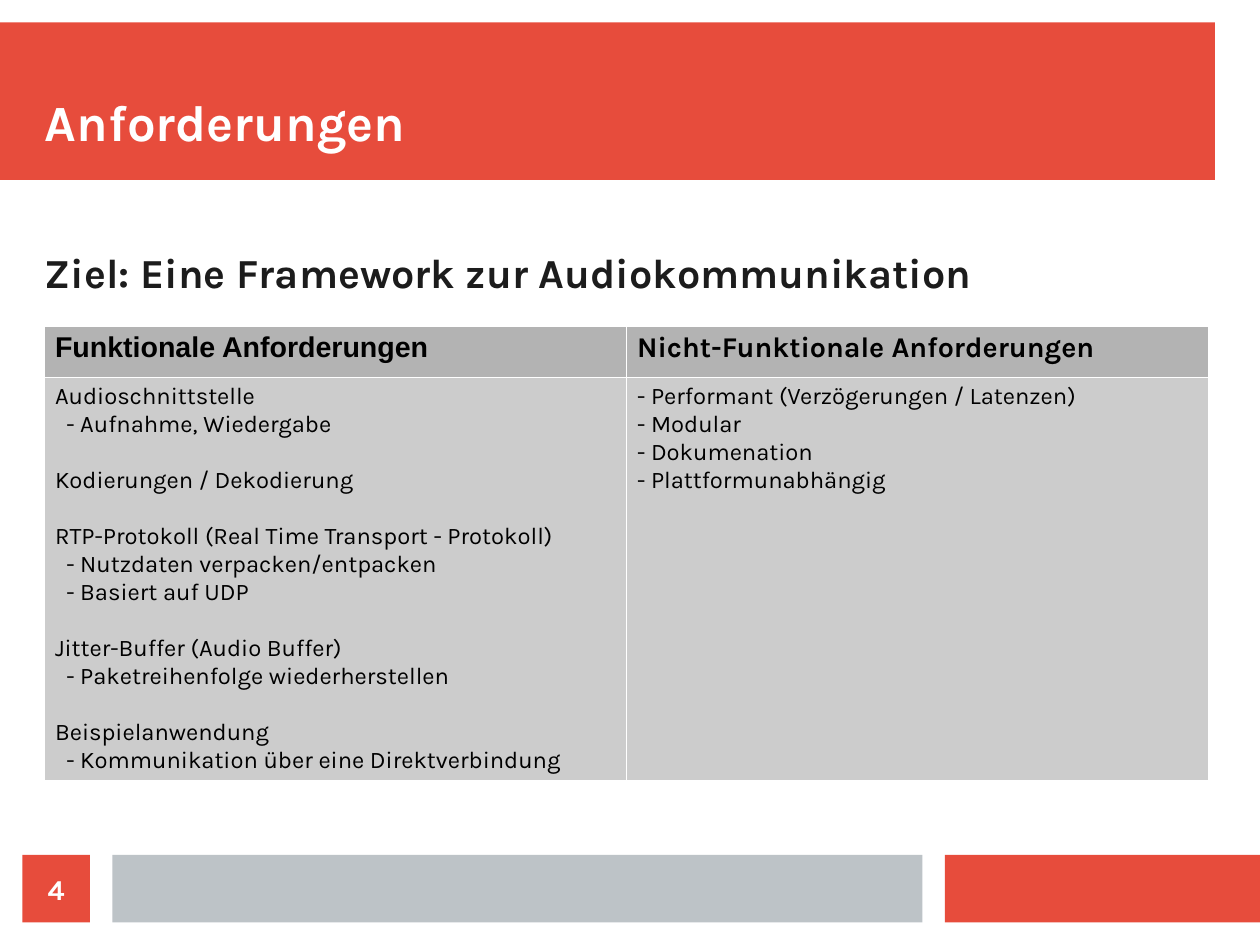
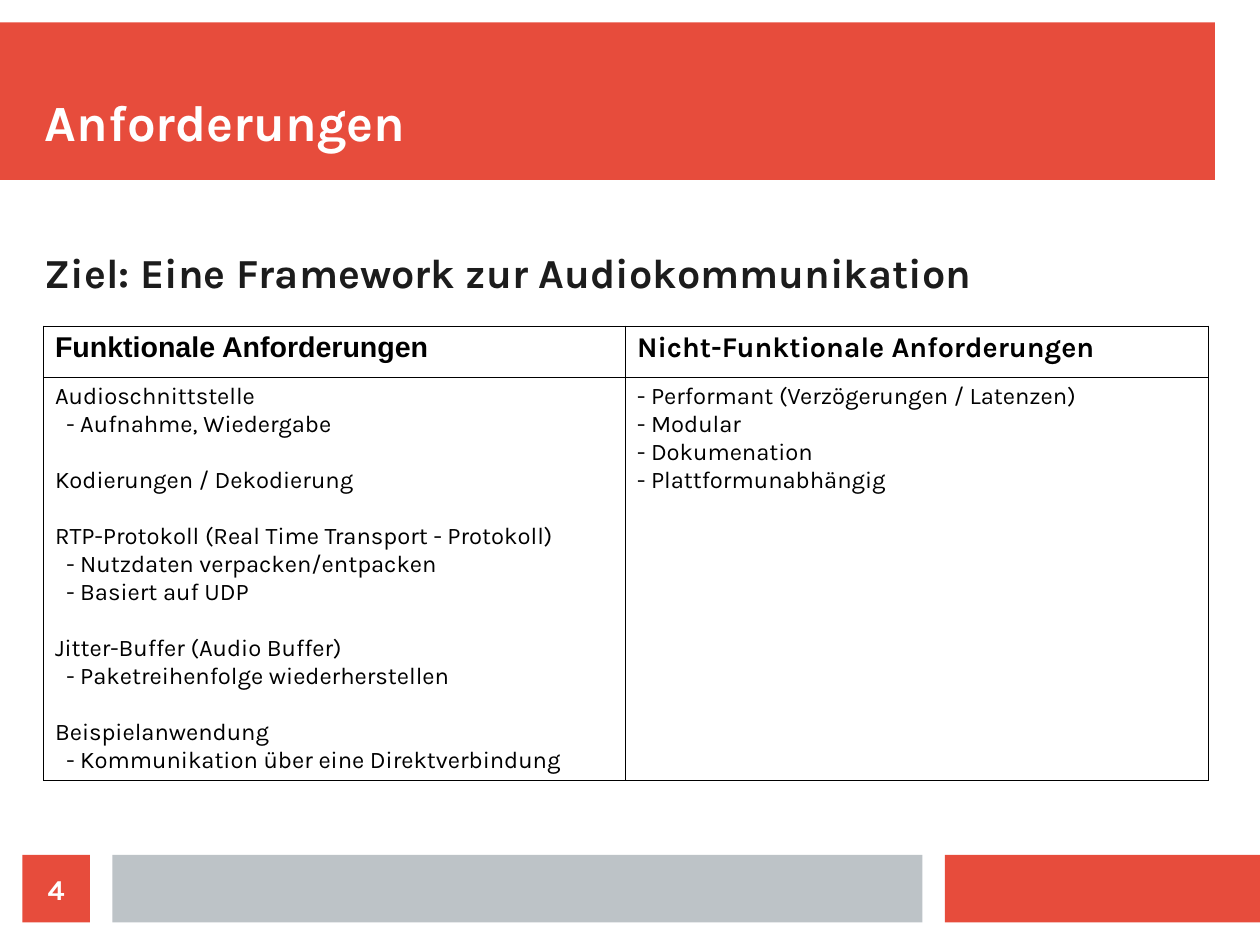
Before and after one commit to doe300/OHMComm, a slide deck: slide 4 of documents/OHMCommPres.odp. Drawn at 1260x945 pixels with LibreOffice and Linux fonts; fonts in the diff are those of the drawing. Boxes give left, top, right and bottom in pixels: in the first picture for what was removed or moved away, otherwise in the second. Text is boxed around its words. In the diff, an @@ line names an element or a change of style, - is before the commit and + after.

```diff
--- a/documents/OHMCommPres.odp
+++ b/documents/OHMCommPres.odp
@@ table at (43,326,1207,778) @@
@@ fill #B3B3B3 to none in row 1 @@
@@ fill #CCCCCC to none in row 2 @@
@@ borders changed @@
```
Also in this commit, not shown: 1 other slide changed, 4 slides added.
